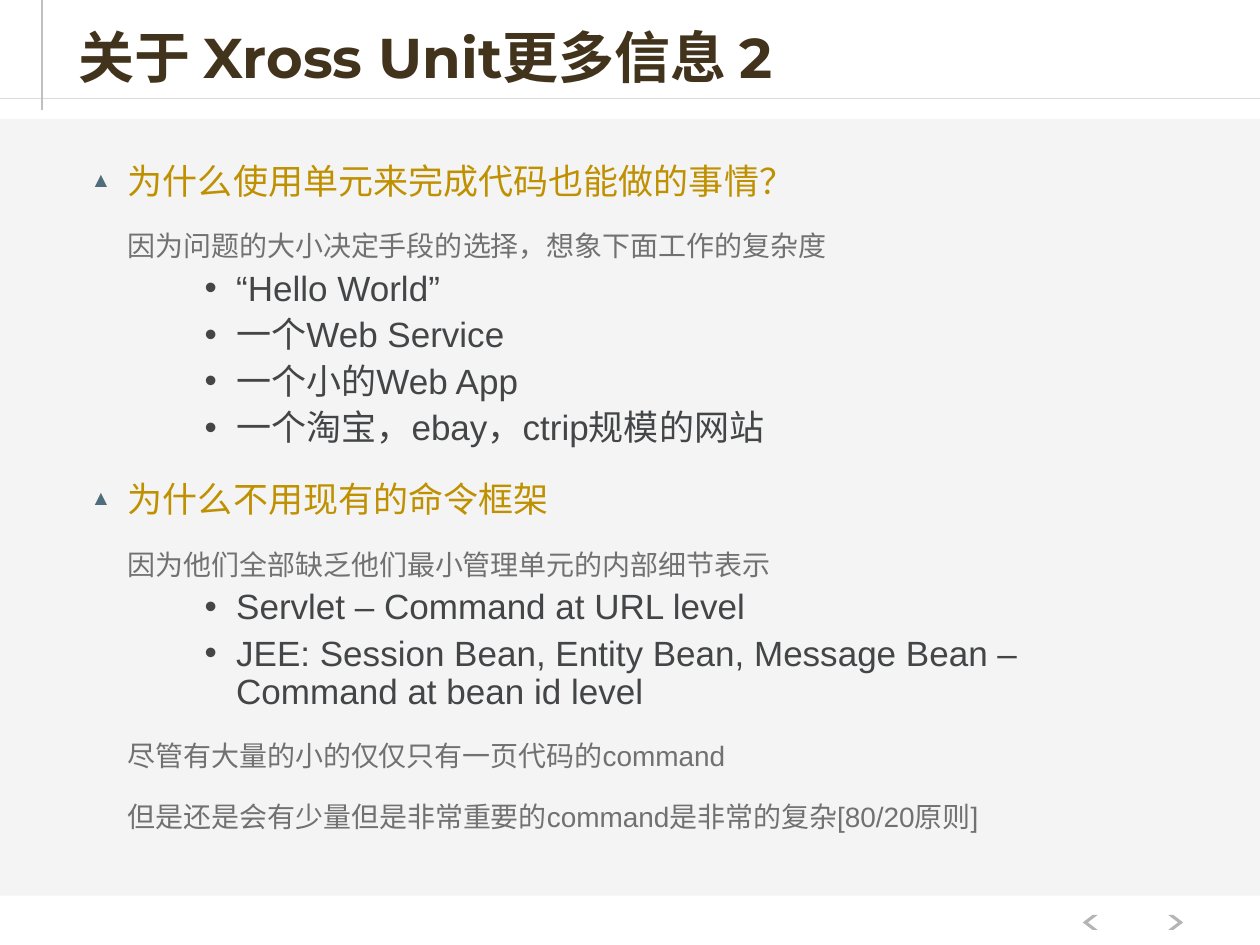
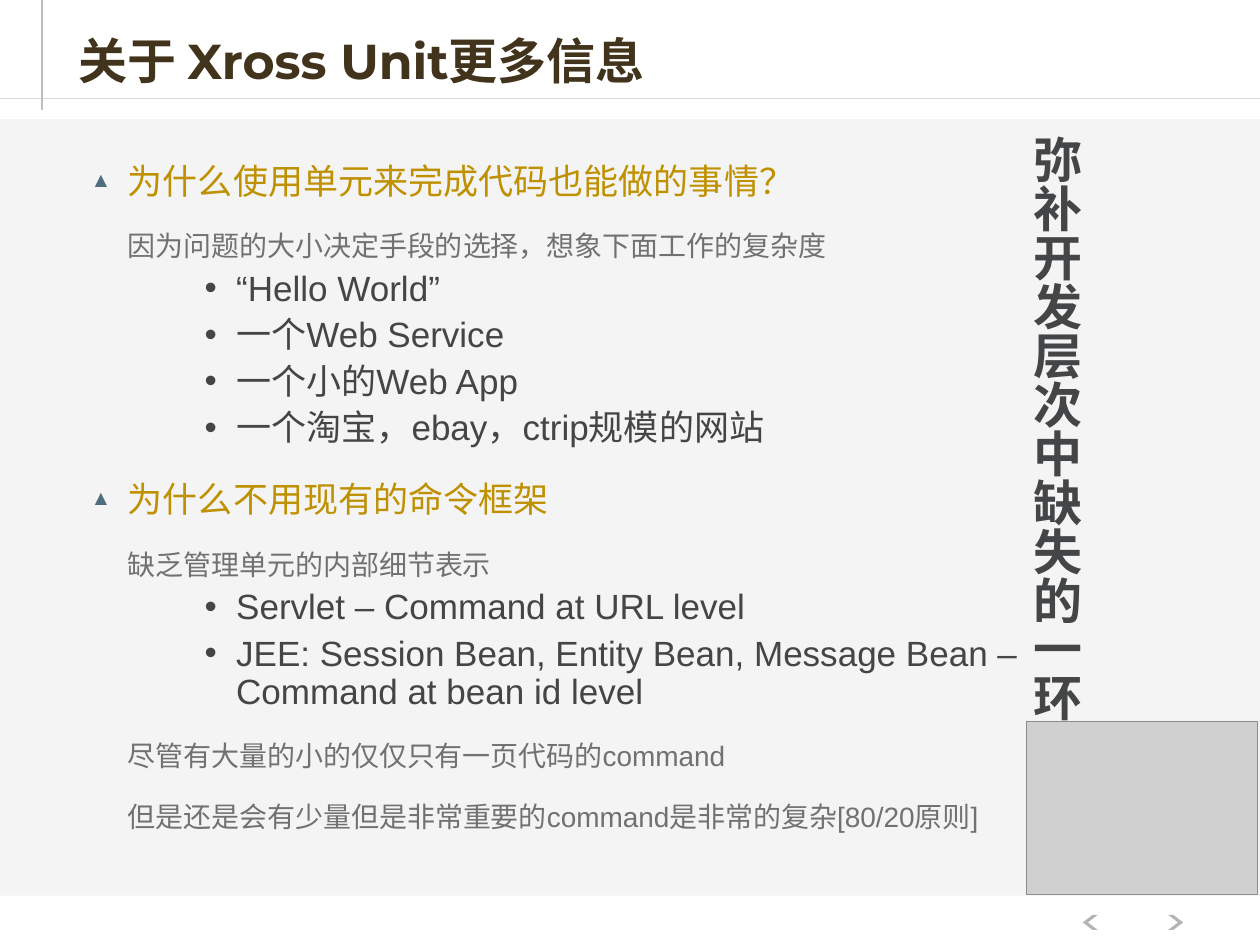
Before and after one commit to hejiehui/xross-tools-installer, a slide deck: slide 23 of doc/X-Series - 中文.pptx (slide 11 before the commit). Drawn at 1260x945 pixels with LibreOffice and Linux fonts; fonts in the diff are those of the drawing; grey boxes stand for pictures. Boxes give left, top, right and bottom in pixels: in the first picture for what was removed or moved away, otherwise in the second. Text is boxed around its words. In the diff, an @@ line names an element or a change of style, - is before the commit and + after.

```diff
--- a/doc/X-Series - 中文.pptx
+++ b/doc/X-Series - 中文.pptx
@@ title at (x1=78, y1=37, x2=644, y2=84): text changed; size 32 to 28 pt @@
-关于 Xross Unit更多信息 2
+关于 Xross Unit更多信息
@@ text added at (x1=1033, y1=136, x2=1082, y2=722), 28 pt, text #434547, bold @@
+弥补开发层次中缺失的一环
@@ text at (x1=128, y1=551, x2=491, y2=577): text changed @@
-    因为他们全部缺乏他们最小管理单元的内部细节表示
+    缺乏管理单元的内部细节表示
@@ picture added at (x1=1027, y1=722, x2=1257, y2=895) @@
```
Also in this commit, not shown: 26 other slides changed, 18 slides added, 3 slides removed.
